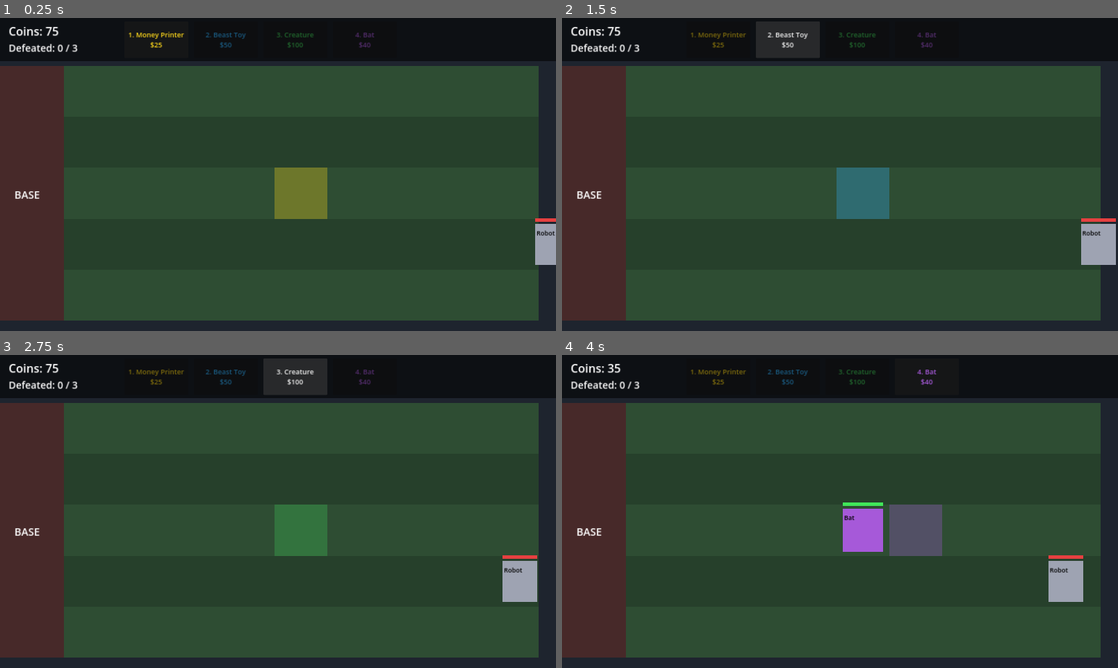
Above: before the commit, frames 1-4 (two rows, left to right).
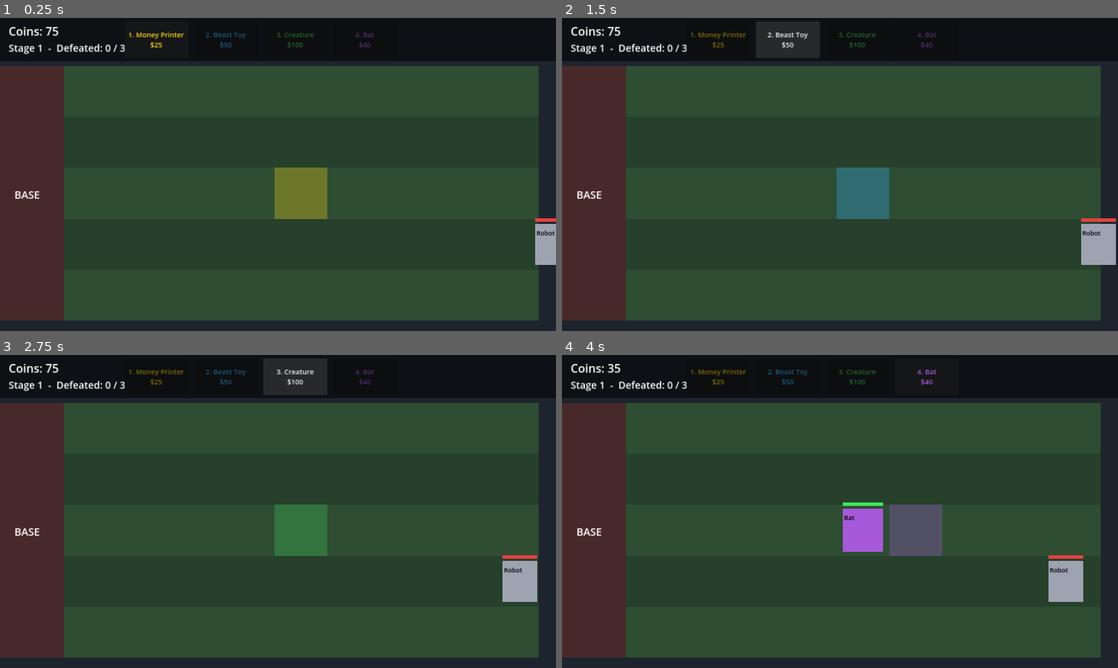
Above: after the commit, the same moments.

Repository: vanlaarhovenguitars/crashandsmash
Game: Godot game, scene res://scenes/Main.tscn
Two runs of this game, one before a commit and one after it. Both use one fixed random seed, a clock stepped at 60 frames per second and the inputs below.
Inputs (mouse positions are in pixels of both pictures, inside the frame that each line leads up to):
- Up to frame 1 (0.25 s): no input
- Up to frame 2 (1.5 s): click "1. Money Printer $25" at 0.5 s; click "2. Beast Toy $50" at 1.25 s
- Up to frame 3 (2.75 s): click "3. Creature $100" at 2 s
- Up to frame 4 (4 s): click "4. Bat $40" at 2.75 s; tap Enter (ui_accept) at 3.5 s; move the mouse to (962, 495) at 3.52 s; hold Right (ui_right) from 3.53 s (still down); hold Enter (ui_accept) from 3.53 s (still down); click (962, 495) at 3.67 s

The runs differ from the first frame. In frame 1, 0.3% of the frame differs, in the area x 1-23%, y 8-12%; in frame 2, 0.3%; in frame 3, 0.3%; in frame 4, 0.3%.

Commit message:
Verify gameplay loop end-to-end and add stage progression
Add an integration test that drives the real Stage scene (placing, combat,
win, lose) plus stage progression, alongside the existing logic unit tests.

Wire up progression 1 -> 2 -> 3: winning a finite stage advances GameState
and the next load scales spawn rate and robot HP/speed and reads the new
kill target from StageRules; Stage 3 is endless; losing resets to Stage 1.
Show the current stage in the HUD.

Fixes a type-inference parse error in the GameState lookup helper found by
the new test. All 18 unit + 9 integration checks pass.

Diff:
--- a/scenes/Stage1.gd
+++ b/scenes/Stage1.gd
@@ -22,12 +22,14 @@
 const FIELD_TOP := 165.0
 const FIELD_RIGHT := 1860.0
 const FIELD_BOTTOM := 1045.0
-const SPAWN_INTERVAL := 6.0
-const MAX_SPAWNS := 8
+const BASE_SPAWN_INTERVAL := 6.0
 
 var cell_w: float
 var cell_h: float
 var stage_number := 1
+var spawn_interval := BASE_SPAWN_INTERVAL
+var max_spawns := 6
+var robot_def: Dictionary
 var kills := 0
 var spawned := 0
 var economy
@@ -37,6 +39,7 @@
 var cursor_row := 2
 var cursor_col := 4
 var game_over := false
+var _win_pending := false
 
 var _hud
 var _cursor: ColorRect
@@ -52,6 +55,7 @@
 			row_cells.append(null)
 		grid.append(row_cells)
 	economy = EconomyClass.new(75)
+	_configure_for_stage()
 
 	_build_field()
 	_build_cursor()
@@ -61,7 +65,7 @@
 	_hud.defender_selected.connect(_on_defender_selected)
 
 	_spawn_timer = Timer.new()
-	_spawn_timer.wait_time = SPAWN_INTERVAL
+	_spawn_timer.wait_time = spawn_interval
 	_spawn_timer.timeout.connect(_on_spawn)
 	add_child(_spawn_timer)
 	_spawn_timer.start()
@@ -69,6 +73,21 @@
 	_refresh_hud()
 	_update_cursor()
 	_on_spawn()  # send one robot right away so there's immediate action
+
+## Reads the current stage from GameState (default 1) and scales difficulty:
+## faster spawns, tougher/faster robots, and the kill target from StageRules.
+func _configure_for_stage() -> void:
+	var gs := _game_state()
+	stage_number = gs.current_stage if gs != null else 1
+	var needed := StageRules.kills_to_advance(stage_number)
+	spawn_interval = maxf(2.5, BASE_SPAWN_INTERVAL - float(stage_number - 1) * 1.5)
+	max_spawns = 9999 if needed < 0 else needed + 3  # endless stages never run out
+	robot_def = Units.ROBOT.duplicate()
+	robot_def.hp = int(Units.ROBOT.hp) + (stage_number - 1) * 20
+	robot_def.speed = float(Units.ROBOT.speed) + float(stage_number - 1) * 10.0
+
+func _game_state() -> Node:
+	return get_node_or_null("/root/GameState")
 
 # --- World layout -----------------------------------------------------------
 
@@ -176,13 +195,13 @@
 # --- Spawning ---------------------------------------------------------------
 
 func _on_spawn() -> void:
-	if game_over or spawned >= MAX_SPAWNS:
+	if game_over or spawned >= max_spawns:
 		return
 	spawned += 1
 	var row := randi() % ROWS
 	var robot = RobotScene.new()
 	add_child(robot)
-	robot.setup(Units.ROBOT, row, self)
+	robot.setup(robot_def, row, self)
 	robot.position = Vector2(FIELD_RIGHT + 60.0, cell_center(row, 0).y)
 	robots.append(robot)
 
@@ -195,7 +214,7 @@
 
 func _refresh_hud() -> void:
 	_hud.set_coins(economy.coins)
-	_hud.set_kills(kills, StageRules.kills_to_advance(stage_number))
+	_hud.set_kills(stage_number, kills, StageRules.kills_to_advance(stage_number))
 
 # --- Placement & input ------------------------------------------------------
 
@@ -227,6 +246,7 @@
 func _unhandled_input(event: InputEvent) -> void:
 	if game_over:
 		if event.is_action_pressed("ui_accept"):
+			_apply_progression()
 			get_tree().reload_current_scene()
 		return
 	if event.is_action_pressed("ui_left"):
@@ -260,10 +280,22 @@
 
 func _win() -> void:
 	game_over = true
+	_win_pending = true
 	_spawn_timer.stop()
-	_hud.show_banner("YOU WIN!\nPress Enter / A")
+	_hud.show_banner("STAGE %d CLEARED!\nPress Enter / A" % stage_number)
 
 func _lose() -> void:
 	game_over = true
+	_win_pending = false
 	_spawn_timer.stop()
-	_hud.show_banner("GAME OVER\nPress Enter / A")
+	_hud.show_banner("GAME OVER\nStage %d  -  Press Enter / A" % stage_number)
+
+## On the win/lose confirm: advance to the next stage, or reset to Stage 1.
+func _apply_progression() -> void:
+	var gs := _game_state()
+	if gs == null:
+		return
+	if _win_pending:
+		gs.current_stage = stage_number + 1
+	else:
+		gs.reset()
--- /dev/null
+++ b/tests/integration_test.gd
@@ -0,0 +1,124 @@
+extends SceneTree
+## Integration test: drives the REAL Stage1 scene to prove the gameplay loop works
+## end-to-end (not just that it boots). Run with:
+##   godot --headless --script res://tests/integration_test.gd
+##
+## It verifies:
+##   1. Placing a defender spends coins and occupies the grid cell.
+##   2. Defenders actually shoot and KILL robots (combat resolves).
+##   3. Defeating 3 robots triggers a WIN that advances to Stage 2.
+##   4. A robot reaching the base triggers a LOSE (no kills) that resets to Stage 1.
+## Exits non-zero if any check fails. Uses a time-scale + in-game-second timeout
+## so it finishes quickly and never hangs.
+
+const StageScene := preload("res://scenes/Stage1.tscn")
+const Units := preload("res://data/Units.gd")
+const RobotScript := preload("res://units/Robot.gd")
+const GameStateScript := preload("res://autoload/GameState.gd")
+
+const TIMEOUT_GAME_SECONDS := 60.0  # in-game seconds before we give up
+
+var _results: Array = []
+var _phase := 0
+var _elapsed := 0.0
+var gs
+var win_stage
+var lose_stage
+
+func _ok(label: String, cond: bool) -> void:
+	_results.append([label, cond])
+
+func _spawn_robot(stage, row: int, x: float):
+	var robot = RobotScript.new()
+	stage.add_child(robot)
+	robot.setup(Units.ROBOT, row, stage)
+	robot.position = Vector2(x, stage.cell_center(row, 0).y)
+	stage.robots.append(robot)
+	return robot
+
+func _clear_robots(stage) -> void:
+	for r in stage.robots:
+		r.queue_free()
+	stage.robots.clear()
+
+func _process(delta: float) -> bool:
+	_elapsed += delta
+	if _elapsed > TIMEOUT_GAME_SECONDS:
+		_ok("completed before timeout", false)
+		return _finish()
+
+	match _phase:
+		0:  # Set up the WIN scenario
+			Engine.time_scale = 20.0
+			# Use the real GameState autoload so we inspect the same instance the
+			# stage uses; create one only if it isn't present. Start at Stage 1.
+			gs = get_root().get_node_or_null("GameState")
+			if gs == null:
+				gs = GameStateScript.new()
+				gs.name = "GameState"
+				get_root().add_child(gs)
+			gs.current_stage = 1
+			win_stage = StageScene.instantiate()
+			get_root().add_child(win_stage)
+			win_stage._spawn_timer.stop()
+			_clear_robots(win_stage)
+			win_stage.economy.coins = 1000
+			var before: int = win_stage.economy.coins
+			# Place a wall of shooters in row 2.
+			win_stage.selected_index = 1  # Beast Toy
+			win_stage.cursor_row = 2
+			win_stage.cursor_col = 1
+			win_stage._try_place()
+			_ok("placing spends coins", win_stage.economy.coins == before - 50)
+			_ok("placing occupies the grid cell", win_stage.grid[2][1] != null)
+			win_stage.selected_index = 3  # Bat
+			win_stage.cursor_col = 2
+			win_stage._try_place()
+			win_stage.selected_index = 1  # Beast Toy
+			win_stage.cursor_col = 3
+			win_stage._try_place()
+			_phase = 1
+		1:  # Feed robots one at a time until the stage is won
+			if win_stage.game_over:
+				_ok("combat kills robots (>=1 defeated)", win_stage.kills >= 1)
+				_ok("defeating 3 robots wins the stage", win_stage.kills >= 3)
+				_ok("win is flagged as a win, not a loss", win_stage._win_pending)
+				win_stage._apply_progression()
+				_ok("winning advances to Stage 2", gs.current_stage == 2)
+				_phase = 2
+			elif win_stage.robots.is_empty():
+				_spawn_robot(win_stage, 2, win_stage.field_right() - 100.0)
+		2:  # Set up the LOSE scenario in a fresh stage
+			lose_stage = StageScene.instantiate()
+			get_root().add_child(lose_stage)
+			_phase = 3
+		3:  # Configure the lose stage one frame later (after its _ready ran)
+			lose_stage._spawn_timer.stop()
+			_clear_robots(lose_stage)
+			_spawn_robot(lose_stage, 0, lose_stage.base_x() + 130.0)
+			_phase = 4
+		4:  # An undefended robot should reach the base and lose the game
+			if lose_stage.game_over:
+				_ok("robot reaching base ends the game", lose_stage.game_over)
+				_ok("losing happens with no kills", lose_stage.kills == 0)
+				lose_stage._apply_progression()
+				_ok("losing resets to Stage 1", gs.current_stage == 1)
+				return _finish()
+	return false
+
+func _finish() -> bool:
+	var failures := 0
+	print("")
+	for r in _results:
+		if r[1]:
+			print("PASS: ", r[0])
+		else:
+			print("FAIL: ", r[0])
+			failures += 1
+	print("")
+	if failures == 0:
+		print("ALL INTEGRATION CHECKS PASSED (%d)" % _results.size())
+	else:
+		print("INTEGRATION FAILURES: %d of %d" % [failures, _results.size()])
+	quit(failures)
+	return true
--- a/ui/HUD.gd
+++ b/ui/HUD.gd
@@ -55,11 +55,11 @@
 func set_coins(n: int) -> void:
 	_coin_label.text = "Coins: %d" % n
 
-func set_kills(k: int, needed: int) -> void:
+func set_kills(stage: int, k: int, needed: int) -> void:
 	if needed < 0:
-		_kills_label.text = "Defeated: %d  (endless)" % k
+		_kills_label.text = "Stage %d  -  Defeated: %d  (endless)" % [stage, k]
 	else:
-		_kills_label.text = "Defeated: %d / %d" % [k, needed]
+		_kills_label.text = "Stage %d  -  Defeated: %d / %d" % [stage, k, needed]
 
 func highlight(index: int) -> void:
 	for i in _buttons.size():
Not shown, changed: DESIGN.md
Not shown, changed: README.md
